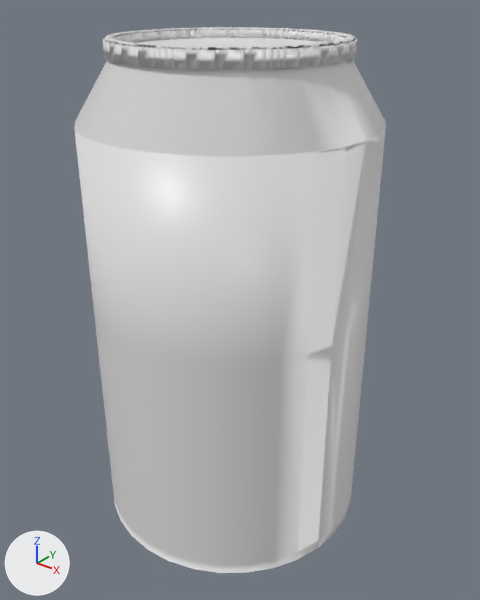
A saved change to the FBX model LataConti.fbx.
One viewpoint serves both versions: a 50 mm lens placed at (9.07, -10.94, 5.87), pointed at (0.07, 0.31, -1.11). Arrows for +X, +Y and +Z are at lower left; the lights stay in place. Where no turn or scale is listed for an object, it has been applied to the vertices.

Names of what the first picture shows: 'Cilindro', 'Cilindro.001'.
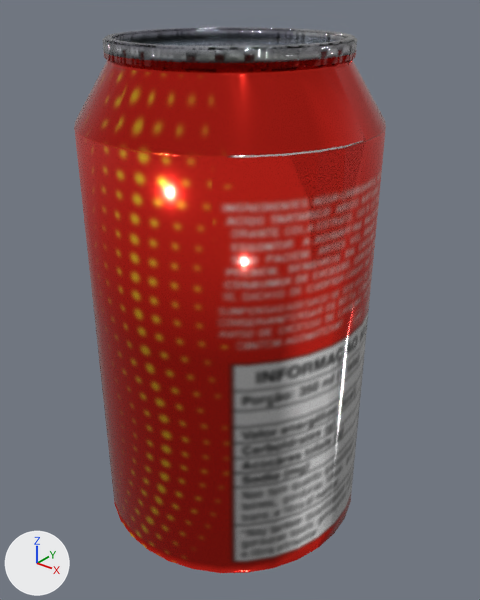
Edits to the bpy script that builds the scene:
```text
Add img_texturalataconti_png:
    img_texturalataconti_png = load_image('TexturaLataConti.png', '_unpacked/TexturaLataConti.png', 1325, 1392, 'sRGB')
Change mat_materiais:
    remove mat_materiais.base_color = (0.8, 0.8, 0.8)  # white #e7e7e7
    add mat_materiais.texture = img_texturalataconti_png  # with its transparency
    mat_materiais.metallic: 0.0 -> 0.864
    mat_materiais.roughness: 0.4 -> 0.123
```

What differs and where, as boxes [x1, y1, x2, y2] in the pictures (480 x 600 px):
'Cilindro', surface changed (grey to red): [74, 27, 386, 573] in both
'Cilindro.001', surface changed (white to grey): [136, 38, 324, 46] in both
